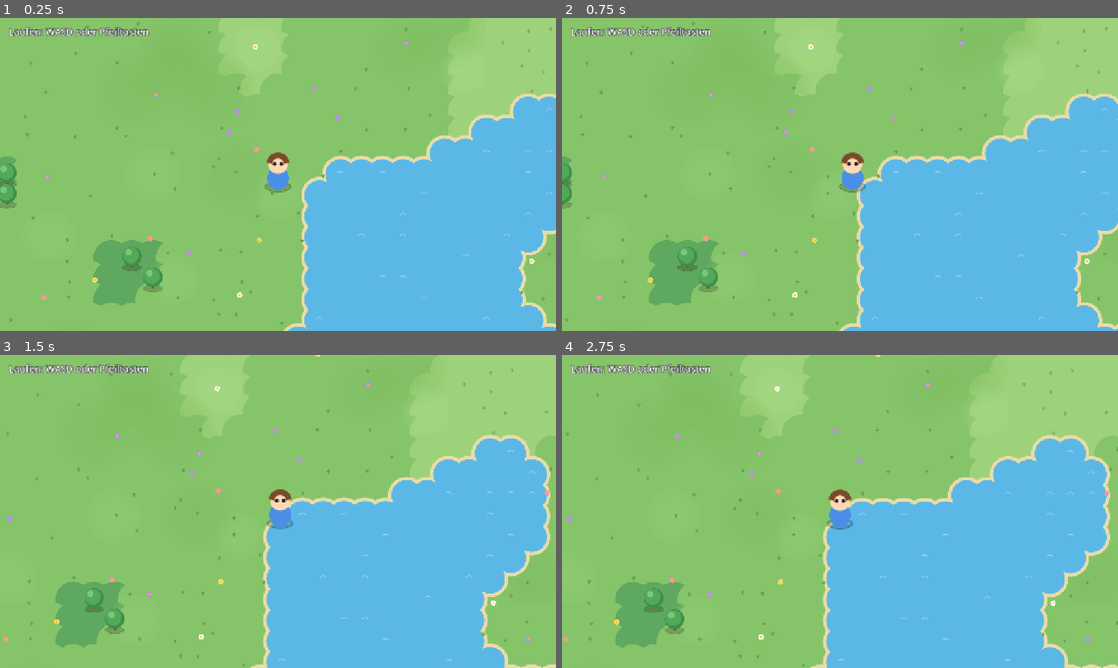
Above: before the commit, frames 1-4 (two rows, left to right).
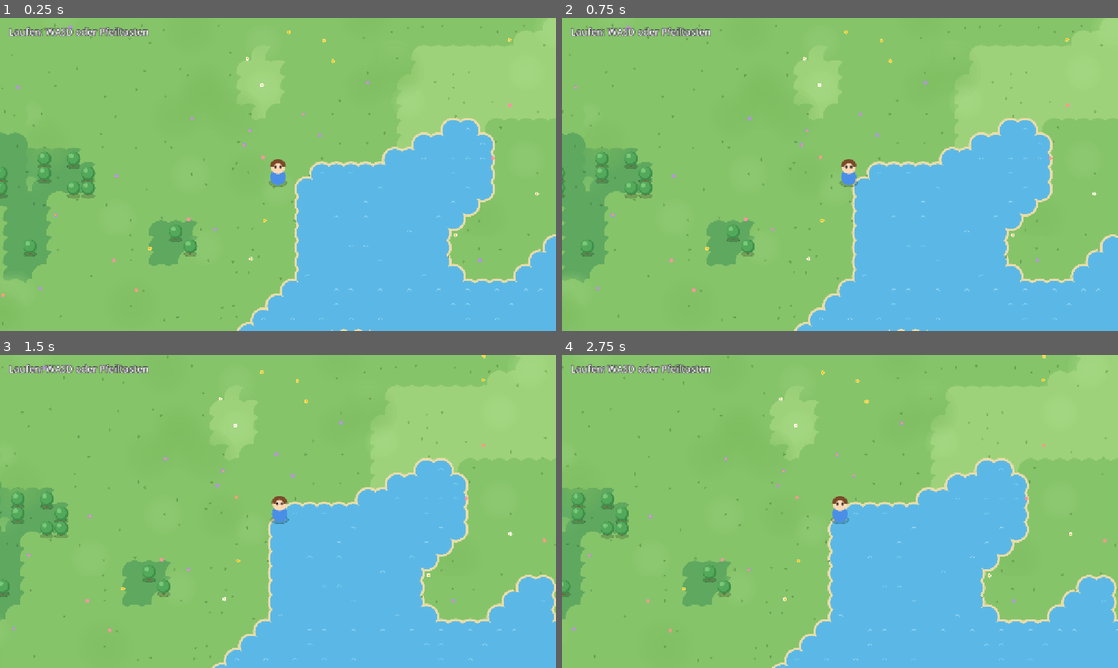
Above: after the commit, the same moments.

Repository: genben-sb3/endlose-lande
Game: Godot game, scene res://scenes/main/main.tscn
Two runs of this game, one before a commit and one after it. Both use one fixed random seed, a clock stepped at 60 frames per second and the inputs below.
Inputs (mouse positions are in pixels of both pictures, inside the frame that each line leads up to):
- Up to frame 1 (0.25 s): no input
- Up to frame 2 (0.75 s): tap Enter at 0.5 s; move the mouse to (962, 158) at 0.52 s; hold D (move_right) from 0.53 s (still down); hold Shift from 0.53 s (still down); click (962, 158) at 0.67 s
- Up to frame 3 (1.5 s): release D (move_right) at 1.25 s; release Shift at 1.25 s; drag from (166, 527) to (250, 574) at 1.27 s
- Up to frame 4 (2.75 s): move the mouse to (895, 442) at 2.02 s; hold D (move_right) from 2.03 s (still down); tap Ctrl at 2.1 s

The runs differ from the first frame. In frame 1, 22% of the frame differs, in the area x 0-100%, y 1-100%; in frame 2, 22%; in frame 3, 22%; in frame 4, 22%.

Commit message:
Review-Fixes #3 und weiter herausgezoomte Kamera
- Bäume und Felsen sind eigene Szenen (tree.tscn, rock.tscn)
- Kachel-Art leitet sich aus dem Biom ab (Grenzwerte nur noch an einer Stelle)
- Tests: Biome sind deterministisch und alle fünf kommen vor
- Kamera-Zoom 0,7; Test: man sieht nie ungeladene Welt
- Aufgeräumt: doppelte Schleifen, Zufalls-Zahlen und Anteile als Konstanten,
  Kommentare korrigiert; GLOSSARY: Fels/Felsland, Pflanze

Co-Authored-By: Claude Opus 5.5 <noreply@anthropic.com>
Claude-Session: https://claude.ai/code/session_01DiPxLGLukth3iQpoTynYB8

Diff:
--- a/scenes/player/player.tscn
+++ b/scenes/player/player.tscn
@@ -17,5 +17,6 @@
 shape = SubResource("CircleShape2D_body")
 
 [node name="Camera" type="Camera2D" parent="."]
+zoom = Vector2(0.7, 0.7)
 position_smoothing_enabled = true
 position_smoothing_speed = 4.0
--- a/scenes/world/looks/rock_look.gd
+++ /dev/null
@@ -1,15 +0,0 @@
-# Wie ein Felsen aussieht: ein rundlicher grauer Brocken mit Glanzlicht.
-# Passt genau in eine Kachel. Später kann hier ein gemaltes Bild gezeichnet werden.
-class_name RockLook
-
-const FELS_DUNKEL := Color("#7d8591")
-const FELS := Color("#9aa3ae")
-const FELS_HELL := Color("#c3cad3")
-
-
-## Zeichnet einen Felsen mit Mittelpunkt „mitte" auf die Zeichenfläche „ci".
-static func draw_on(ci: CanvasItem, mitte: Vector2) -> void:
-	Shapes.ellipse(ci, mitte + Vector2(0, 14), Vector2(19, 6), Color(0, 0, 0, 0.18))
-	Shapes.ellipse(ci, mitte + Vector2(0, 2), Vector2(19, 15), FELS_DUNKEL)
-	Shapes.ellipse(ci, mitte + Vector2(-1, -1), Vector2(16, 12), FELS)
-	Shapes.ellipse(ci, mitte + Vector2(-6, -6), Vector2(5, 3), FELS_HELL)
--- a/scenes/world/looks/tree_look.gd
+++ /dev/null
@@ -1,18 +0,0 @@
-# Wie ein Baum aussieht: runde, weiche Baumkrone auf einem kleinen Stamm.
-# Passt genau in eine Kachel. Später kann hier ein gemaltes Bild gezeichnet werden.
-class_name TreeLook
-
-const STAMM := Color("#8a5a3b")
-const KRONE_DUNKEL := Color("#3f8f4a")
-const KRONE := Color("#52a95a")
-const KRONE_HELL := Color("#7cc77a")
-
-
-## Zeichnet einen Baum mit Mittelpunkt „mitte" auf die Zeichenfläche „ci".
-static func draw_on(ci: CanvasItem, mitte: Vector2, groesse := 1.0) -> void:
-	var s := groesse
-	Shapes.ellipse(ci, mitte + Vector2(0, 17) * s, Vector2(17, 6) * s, Color(0, 0, 0, 0.18))
-	ci.draw_rect(Rect2(mitte + Vector2(-3, 4) * s, Vector2(6, 13) * s), STAMM)
-	ci.draw_circle(mitte + Vector2(0, -3) * s, 17.0 * s, KRONE_DUNKEL, true, -1.0, true)
-	ci.draw_circle(mitte + Vector2(-2, -5) * s, 14.0 * s, KRONE, true, -1.0, true)
-	ci.draw_circle(mitte + Vector2(-6, -10) * s, 5.5 * s, KRONE_HELL, true, -1.0, true)
--- /dev/null
+++ b/scenes/world/rock.gd
@@ -0,0 +1,15 @@
+# Ein Felsen: ein rundlicher grauer Brocken mit Glanzlicht, glatt gezeichnet.
+# Eigene Szene (rock.tscn) – später kann man hier einfach ein gemaltes Bild einsetzen.
+# Durchlaufen kann man ihn nicht; das Hindernis baut die Zelle (world_cell.gd).
+extends Node2D
+
+const FELS_DUNKEL := Color("#7d8591")
+const FELS := Color("#9aa3ae")
+const FELS_HELL := Color("#c3cad3")
+
+
+func _draw() -> void:
+	Shapes.ellipse(self, Vector2(0, 14), Vector2(19, 6), Color(0, 0, 0, 0.18))
+	Shapes.ellipse(self, Vector2(0, 2), Vector2(19, 15), FELS_DUNKEL)
+	Shapes.ellipse(self, Vector2(-1, -1), Vector2(16, 12), FELS)
+	Shapes.ellipse(self, Vector2(-6, -6), Vector2(5, 3), FELS_HELL)
--- /dev/null
+++ b/scenes/world/rock.tscn
@@ -0,0 +1,6 @@
+[gd_scene load_steps=2 format=3]
+
+[ext_resource type="Script" path="res://scenes/world/rock.gd" id="1_rock"]
+
+[node name="Rock" type="Node2D"]
+script = ExtResource("1_rock")
--- /dev/null
+++ b/scenes/world/tree.gd
@@ -0,0 +1,17 @@
+# Ein Baum: runde, weiche Baumkrone auf einem kleinen Stamm, glatt gezeichnet.
+# Eigene Szene (tree.tscn) – später kann man hier einfach ein gemaltes Bild einsetzen.
+# Durchlaufen kann man ihn nicht; das Hindernis baut die Zelle (world_cell.gd).
+extends Node2D
+
+const STAMM := Color("#8a5a3b")
+const KRONE_DUNKEL := Color("#3f8f4a")
+const KRONE := Color("#52a95a")
+const KRONE_HELL := Color("#7cc77a")
+
+
+func _draw() -> void:
+	Shapes.ellipse(self, Vector2(0, 17), Vector2(17, 6), Color(0, 0, 0, 0.18))
+	draw_rect(Rect2(Vector2(-3, 4), Vector2(6, 13)), STAMM)
+	draw_circle(Vector2(0, -3), 17.0, KRONE_DUNKEL, true, -1.0, true)
+	draw_circle(Vector2(-2, -5), 14.0, KRONE, true, -1.0, true)
+	draw_circle(Vector2(-6, -10), 5.5, KRONE_HELL, true, -1.0, true)
--- /dev/null
+++ b/scenes/world/tree.tscn
@@ -0,0 +1,7 @@
+[gd_scene load_steps=2 format=3]
+
+[ext_resource type="Script" path="res://scenes/world/tree.gd" id="1_tree"]
+
+[node name="Tree" type="Node2D"]
+scale = Vector2(1.3, 1.3)
+script = ExtResource("1_tree")
--- a/scenes/world/world.gd
+++ b/scenes/world/world.gd
@@ -5,6 +5,8 @@
 const WorldCellScene := preload("res://scenes/world/world_cell.tscn")
 
 ## So viele Zellen in jede Richtung um den Spieler werden geladen (1 → 3 × 3 Zellen).
+## Muss reichen, damit man auch mit herausgezoomter Kamera keine leeren Stellen sieht
+## (das prüft test_man_sieht_nie_ungeladene_welt).
 const LOAD_RADIUS := 1
 ## Erst ab diesem Abstand wird eine Zelle wieder entladen. Der Abstand ist größer als
 ## LOAD_RADIUS, damit eine Zelle nicht dauernd lädt und entlädt, wenn man an der Grenze hin- und herläuft.
--- a/scenes/world/world_cell.gd
+++ b/scenes/world/world_cell.gd
@@ -1,11 +1,14 @@
-# Eine Zelle der Oberwelt (22 × 22 Kacheln): zeichnet Boden, Wasser, Bäume und Felsen
-# und baut die Hindernisse, durch die man nicht laufen kann.
-# Alles wird nur einmal beim Laden gezeichnet – danach merkt sich Godot das Bild.
-# Das hält die Bildrate hoch, auch wenn viele Zellen geladen sind.
+# Eine Zelle der Oberwelt (22 × 22 Kacheln): zeichnet Boden, Ufer und Wasser, stellt Bäume
+# und Felsen auf (eigene Szenen) und baut die Hindernisse, durch die man nicht laufen kann.
 #
-# Gezeichnet wird in vier Ebenen (Boden, Ufer, Wasser, Dinge). Weiche Formen ragen etwas in die
-# Nachbarzelle hinein; durch die Ebenen deckt der Boden der Nachbarzelle sie nicht zu.
+# Boden, Ufer und Wasser werden in eigenen Ebenen (z-Index) gezeichnet. Godot merkt sich die
+# Zeichenbefehle nach dem Laden und spielt sie jedes Bild nur ab – gerechnet wird nur einmal.
+# Weiche Formen ragen etwas in die Nachbarzelle hinein; durch die Ebenen deckt der Boden
+# der Nachbarzelle sie nicht zu.
 extends Node2D
+
+const TreeScene := preload("res://scenes/world/tree.tscn")
+const RockScene := preload("res://scenes/world/rock.tscn")
 
 ## Grasfarben je Biom (drei Töne, damit der Boden lebendig aussieht). Aus der Web-Version.
 const GRAS := {
@@ -27,9 +30,23 @@
 const BLUMEN := [Color("#ffffff"), Color("#ffe066"), Color("#ff8fb1"), Color("#b18cff")]
 const BLUMEN_MITTE := Color("#ffb703")
 
+## Wie oft etwas auf einer Gras-Kachel liegt (0 bis 1).
+const ANTEIL_BUESCHEL := 0.18
+const ANTEIL_BLUMEN := 0.06
+const ANTEIL_FLECKEN := 0.05
+const ANTEIL_WELLEN := 0.3
+
+## Zahlen, mit denen random_at für jede Sache einen eigenen Zufall bekommt
+## (sonst stünde z. B. auf jeder Kachel mit Blume auch ein Grasbüschel).
+const ZUFALL_DEKO := 11
+const ZUFALL_FLECKEN := 13
+const ZUFALL_WELLEN := 5
+
 ## Alle Hindernisse teilen sich dieselben zwei Formen – das spart Speicher.
-static var _wasser_form := RectangleShape2D.new()
-static var _rund_form := CircleShape2D.new()
+## Das Wasser-Hindernis ist etwas größer als die Kachel, weil das gezeichnete Wasser rund
+## übersteht – so bleibt man am Ufer stehen und nicht mit den Füßen im Wasser.
+static var _wasser_form := _make_rect(WorldGen.TILE_SIZE + 10)
+static var _rund_form := _make_circle(18.0)
 
 var cell: Vector2i
 var _gen: WorldGen
@@ -39,31 +56,30 @@
 var _biomes := {}
 
 
+static func _make_rect(groesse: float) -> RectangleShape2D:
+	var form := RectangleShape2D.new()
+	form.size = Vector2.ONE * groesse
+	return form
+
+
+static func _make_circle(radius: float) -> CircleShape2D:
+	var form := CircleShape2D.new()
+	form.radius = radius
+	return form
+
+
 ## Wird vom World-Knoten aufgerufen, bevor die Zelle in die Szene kommt.
 func setup(gen: WorldGen, cell_pos: Vector2i) -> void:
 	_gen = gen
 	cell = cell_pos
 	name = "Cell_%d_%d" % [cell.x, cell.y]
 	position = Vector2(cell * WorldGen.CELL_TILES * WorldGen.TILE_SIZE)
-	# Etwas größer als die Kachel, weil das gezeichnete Wasser rund übersteht –
-	# so bleibt man am Ufer stehen und nicht mit den Füßen im Wasser.
-	_wasser_form.size = Vector2.ONE * (WorldGen.TILE_SIZE + 10)
-	_rund_form.radius = 18.0
 	_compute_tiles()
 	_build_obstacles()
 	_add_layer("Ground", EBENE_BODEN, _draw_ground)
 	_add_layer("Shore", EBENE_UFER, _draw_shore)
 	_add_layer("Water", EBENE_WASSER, _draw_water)
-	_add_layer("Things", EBENE_DINGE, _draw_things)
-
-
-## Legt eine Zeichen-Ebene an, die mit „zeichnen" einmal gemalt wird.
-func _add_layer(ebenen_name: String, z: int, zeichnen: Callable) -> void:
-	var ebene := Node2D.new()
-	ebene.name = ebenen_name
-	ebene.z_index = z
-	ebene.draw.connect(zeichnen.bind(ebene))
-	add_child(ebene)
+	_place_things(_add_layer("Things", EBENE_DINGE, _draw_grass_details))
 
 
 func _compute_tiles() -> void:
@@ -74,6 +90,18 @@
 			_biomes[tile] = _gen.biome_at(tile)
 
 
+## Legt eine Zeichen-Ebene an, die mit „zeichnen" einmal gemalt wird.
+func _add_layer(ebenen_name: String, z: int, zeichnen: Callable) -> Node2D:
+	var ebene := Node2D.new()
+	ebene.name = ebenen_name
+	ebene.z_index = z
+	ebene.draw.connect(zeichnen.bind(ebene))
+	add_child(ebene)
+	return ebene
+
+
+# ---- Kacheln dieser Zelle ----------------------------------------------------
+
 ## Erste Kachel (oben links) dieser Zelle.
 func _first_tile() -> Vector2i:
 	return cell * WorldGen.CELL_TILES
@@ -91,104 +119,100 @@
 func _biome(tile: Vector2i) -> WorldGen.Biome:
 	return _biomes[tile]
 
+
+## Alle Kacheln dieser Zelle, Zeile für Zeile.
+func _cell_tiles() -> Array[Vector2i]:
+	var kacheln: Array[Vector2i] = []
+	for ly in WorldGen.CELL_TILES:
+		for lx in WorldGen.CELL_TILES:
+			kacheln.append(_first_tile() + Vector2i(lx, ly))
+	return kacheln
+
+
+## Alle Kacheln dieser Zelle von einer bestimmten Art.
+func _tiles_of(art: WorldGen.Tile) -> Array[Vector2i]:
+	return _cell_tiles().filter(func(tile: Vector2i) -> bool: return _tile(tile) == art)
+
+
+# ---- Hindernisse und Dinge -----------------------------------------------------
 
 func _build_obstacles() -> void:
 	var koerper := StaticBody2D.new()
 	koerper.name = "Obstacles"
 	add_child(koerper)
-	for ly in WorldGen.CELL_TILES:
-		for lx in WorldGen.CELL_TILES:
-			var tile := _first_tile() + Vector2i(lx, ly)
-			var art := _tile(tile)
-			if not art in WorldGen.BLOCKING:
-				continue
-			var form := CollisionShape2D.new()
-			form.shape = _wasser_form if art == WorldGen.Tile.WATER else _rund_form
-			form.position = _local_center(tile)
-			koerper.add_child(form)
-
-
-## Alle Kacheln dieser Zelle, Zeile für Zeile, mit ihrer Mitte (ab der Zellen-Ecke).
-func _each_tile(tue: Callable) -> void:
-	for ly in WorldGen.CELL_TILES:
-		for lx in WorldGen.CELL_TILES:
-			var tile := _first_tile() + Vector2i(lx, ly)
-			tue.call(tile, _local_center(tile))
-
-
-## Ebene 1 – Boden: weiche, überlappende Kreise in der Grasfarbe des Bioms.
+	for tile in _cell_tiles():
+		var art := _tile(tile)
+		if not art in WorldGen.BLOCKING:
+			continue
+		var form := CollisionShape2D.new()
+		form.shape = _wasser_form if art == WorldGen.Tile.WATER else _rund_form
+		form.position = _local_center(tile)
+		koerper.add_child(form)
+
+
+## Stellt Bäume und Felsen als eigene Szenen auf.
+func _place_things(ebene: Node2D) -> void:
+	for tile in _tiles_of(WorldGen.Tile.TREE):
+		_place(TreeScene, tile, ebene)
+	for tile in _tiles_of(WorldGen.Tile.ROCK):
+		_place(RockScene, tile, ebene)
+
+
+func _place(szene: PackedScene, tile: Vector2i, ebene: Node2D) -> void:
+	var ding: Node2D = szene.instantiate()
+	ding.position = _local_center(tile)
+	ebene.add_child(ding)
+
+
+# ---- Zeichnen ------------------------------------------------------------------
+
+## Boden: weiche, überlappende Kreise in der Grasfarbe des Bioms.
 ## So gehen die Biome sanft ineinander über, ohne Kachel-Kanten.
 func _draw_ground(ci: CanvasItem) -> void:
 	var t := float(WorldGen.TILE_SIZE)
 	ci.draw_rect(Rect2(Vector2.ZERO, Vector2.ONE * t * WorldGen.CELL_TILES), GRAS[WorldGen.Biome.PLAINS][0])
-	_each_tile(func(tile: Vector2i, mitte: Vector2) -> void:
-		var toene: Array = GRAS[_biome(tile)]
-		ci.draw_circle(mitte, t * 0.85, toene[0], true, -1.0, true))
+	for tile in _cell_tiles():
+		ci.draw_circle(_local_center(tile), t * 0.85, GRAS[_biome(tile)][0], true, -1.0, true)
 	# Hellere und dunklere Flecken für ein lebendiges Gras
-	_each_tile(func(tile: Vector2i, mitte: Vector2) -> void:
-		var r := _gen.random_at(tile.x * 13, tile.y * 13)
-		if r < 0.05 and _tile(tile) != WorldGen.Tile.WATER:
-			var farbe: Color = GRAS[_biome(tile)][2 if r < 0.025 else 1]
-			_soft_circle(ci, mitte, t * (1.0 + r * 20.0), farbe))
-
-
-## Alle Wasser-Kacheln dieser Zelle als Paare [Kachel, Mitte].
-func _water_tiles() -> Array:
-	var wasser := []
-	_each_tile(func(tile: Vector2i, mitte: Vector2) -> void:
-		if _tile(tile) == WorldGen.Tile.WATER:
-			wasser.append([tile, mitte]))
-	return wasser
-
-
-## Ebene 2 – Ufer: ein Sand-Kreis unter jeder Wasser-Kachel, der etwas übersteht.
+	for tile in _cell_tiles():
+		var r := _gen.random_at(tile.x * ZUFALL_FLECKEN, tile.y * ZUFALL_FLECKEN)
+		if r < ANTEIL_FLECKEN and _tile(tile) != WorldGen.Tile.WATER:
+			var farbe: Color = GRAS[_biome(tile)][2 if r < ANTEIL_FLECKEN / 2 else 1]
+			_soft_circle(ci, _local_center(tile), t * (1.0 + r * 20.0), farbe)
+
+
+## Ufer: ein Sand-Kreis unter jeder Wasser-Kachel, der etwas übersteht.
 func _draw_shore(ci: CanvasItem) -> void:
-	for w in _water_tiles():
-		ci.draw_circle(w[1], WorldGen.TILE_SIZE * 0.88, UFER, true, -1.0, true)
-
-
-## Ebene 3 – Wasser: runde Flächen, die zusammen einen See mit weichem Ufer ergeben.
+	for tile in _tiles_of(WorldGen.Tile.WATER):
+		ci.draw_circle(_local_center(tile), WorldGen.TILE_SIZE * 0.88, UFER, true, -1.0, true)
+
+
+## Wasser: runde Flächen, die zusammen einen See mit weichem Ufer ergeben.
 ## (Eigene Ebene über dem Ufer, damit kein Sand der Nachbarzelle im See liegt.)
 func _draw_water(ci: CanvasItem) -> void:
-	var wasser := _water_tiles()
-	for w in wasser:
-		ci.draw_circle(w[1], WorldGen.TILE_SIZE * 0.72, WASSER, true, -1.0, true)
-	# Kleine Wellen auf manchen Wasser-Kacheln
-	for w in wasser:
-		var tile: Vector2i = w[0]
-		if _gen.random_at(tile.x * 5, tile.y * 5) < 0.3:
-			ci.draw_arc(w[1], 7.0, PI * 1.15, PI * 1.85, 12, WASSER_HELL, 2.0, true)
-
-
-## Ebene 4 – Dinge: Grasbüschel, Blumen, Bäume und Felsen.
-func _draw_things(ci: CanvasItem) -> void:
-	for ly in WorldGen.CELL_TILES:
-		for lx in WorldGen.CELL_TILES:
-			var tile := _first_tile() + Vector2i(lx, ly)
-			var mitte := _local_center(tile)
-			match _tile(tile):
-				WorldGen.Tile.TREE:
-					TreeLook.draw_on(ci, mitte, 1.3)
-				WorldGen.Tile.ROCK:
-					RockLook.draw_on(ci, mitte)
-				WorldGen.Tile.GRASS:
-					_draw_grass_details(ci, tile, mitte)
-
-
-## Grasbüschel und Blumen – nur zur Deko, man kann durchlaufen.
-func _draw_grass_details(ci: CanvasItem, tile: Vector2i, mitte: Vector2) -> void:
-	var r := _gen.random_at(tile.x * 11, tile.y * 11)
-	var versatz := Vector2(_gen.random_at(tile.x, tile.y * 2) - 0.5, _gen.random_at(tile.x * 2, tile.y) - 0.5) * 30.0
-	var pos := mitte + versatz
-	if r < 0.18:
-		var dunkel: Color = GRAS[_biome(tile)][1].darkened(0.15)
-		for halm in [-1, 0, 1]:
-			ci.draw_line(pos, pos + Vector2(halm * 3, -7 + absi(halm) * 2), dunkel, 2.0, true)
-	elif r < 0.24 and _biome(tile) != WorldGen.Biome.FOREST:
-		var farbe: Color = BLUMEN[floori(_gen.random_at(tile.y, tile.x) * BLUMEN.size()) % BLUMEN.size()]
-		for blatt in 5:
-			ci.draw_circle(pos + Vector2.from_angle(TAU * blatt / 5.0) * 3.5, 2.6, farbe, true, -1.0, true)
-		ci.draw_circle(pos, 2.0, BLUMEN_MITTE, true, -1.0, true)
+	var wasser := _tiles_of(WorldGen.Tile.WATER)
+	for tile in wasser:
+		ci.draw_circle(_local_center(tile), WorldGen.TILE_SIZE * 0.72, WASSER, true, -1.0, true)
+	for tile in wasser:
+		if _gen.random_at(tile.x * ZUFALL_WELLEN, tile.y * ZUFALL_WELLEN) < ANTEIL_WELLEN:
+			ci.draw_arc(_local_center(tile), 7.0, PI * 1.15, PI * 1.85, 12, WASSER_HELL, 2.0, true)
+
+
+## Grasbüschel und Blumen – nur Deko auf dem Boden, man kann durchlaufen.
+func _draw_grass_details(ci: CanvasItem) -> void:
+	for tile in _tiles_of(WorldGen.Tile.GRASS):
+		var r := _gen.random_at(tile.x * ZUFALL_DEKO, tile.y * ZUFALL_DEKO)
+		var versatz := Vector2(_gen.random_at(tile.x, tile.y * 2) - 0.5, _gen.random_at(tile.x * 2, tile.y) - 0.5) * 30.0
+		var pos := _local_center(tile) + versatz
+		if r < ANTEIL_BUESCHEL:
+			var dunkel: Color = GRAS[_biome(tile)][1].darkened(0.15)
+			for halm in [-1, 0, 1]:
+				ci.draw_line(pos, pos + Vector2(halm * 3, -7 + absi(halm) * 2), dunkel, 2.0, true)
+		elif r < ANTEIL_BUESCHEL + ANTEIL_BLUMEN and _biome(tile) != WorldGen.Biome.FOREST:
+			var farbe: Color = BLUMEN[floori(_gen.random_at(tile.y, tile.x) * BLUMEN.size()) % BLUMEN.size()]
+			for blatt in 5:
+				ci.draw_circle(pos + Vector2.from_angle(TAU * blatt / 5.0) * 3.5, 2.6, farbe, true, -1.0, true)
+			ci.draw_circle(pos, 2.0, BLUMEN_MITTE, true, -1.0, true)
 
 
 ## Ein Kreis mit weichem Rand: mehrere fast durchsichtige Kreise übereinander.
--- a/scripts/world/world_gen.gd
+++ b/scripts/world/world_gen.gd
@@ -14,13 +14,20 @@
 enum Tile { GRASS, TREE, WATER, ROCK }
 enum Biome { MEADOW, PLAINS, FOREST, ROCKY, LAKE }
 
-## Grenzwerte für Höhe und Feuchte (0 bis 1). Sie bestimmen, wie viel Wasser, Wald usw. es gibt:
-## ungefähr 7 % Seen, 4 % Felsen-Gebiet, 20 % Wald und 21 % Wiese – wie in der Web-Version.
+## Grenzwerte für Höhe und Feuchte (0 bis 1). Sie bestimmen, wie viel von jedem Biom es gibt.
+## Eingestellt auf ähnliche Anteile wie in der Web-Version (nachgemessen mit Seed 1234):
+## etwa 7 % See, 4 % Felsland, 20 % Wald und 21 % Wiese, der Rest ist Ebene.
 const SEE_UNTER := 0.26
-const FELSGEBIET_UEBER := 0.735
-const FELSEN_UEBER := 0.755
+const FELSLAND_UEBER := 0.735
 const WALD_UEBER := 0.58
 const WIESE_UNTER := 0.36
+
+## Wie dicht Felsen im Felsland und Bäume im Wald stehen (0 bis 1).
+const FELS_DICHTE := 0.25
+const BAUM_DICHTE := 0.32
+## Zahlen, mit denen random_at für Felsen und Bäume je einen eigenen Zufall bekommt.
+const ZUFALL_FELS := 3
+const ZUFALL_BAUM := 7
 
 ## Durch diese Kacheln kann man nicht laufen.
 const BLOCKING := [Tile.TREE, Tile.WATER, Tile.ROCK]
@@ -34,7 +41,7 @@
 
 func _init(seed_value: int) -> void:
 	world_seed = seed_value
-	# Wie in der Web-Version: weiches Wert-Rauschen, 3 Schichten (große Hügel + Details)
+	# Wie in der Web-Version (fbm): weiches Wert-Rauschen, 3 Schichten (große Hügel + Details)
 	for rauschen in [_hoehe, _feuchte]:
 		rauschen.noise_type = FastNoiseLite.TYPE_VALUE
 		rauschen.fractal_type = FastNoiseLite.FRACTAL_FBM
@@ -47,16 +54,18 @@
 	_feuchte.frequency = 0.045
 
 
-## Welche Kachel liegt an dieser Stelle?
+## Welche Kachel liegt an dieser Stelle? Sie hängt vom Biom ab:
+## im See Wasser, im Felsland manchmal ein Fels, im Wald manchmal ein Baum, sonst Gras.
 func tile_at(tile: Vector2i) -> Tile:
-	var hoehe := _elevation(tile)
-	var feuchte := _moisture(tile)
-	if hoehe < SEE_UNTER:
-		return Tile.WATER
-	if hoehe > FELSEN_UEBER and random_at(tile.x * 3, tile.y * 3) < 0.35:
-		return Tile.ROCK
-	if feuchte > WALD_UEBER and random_at(tile.x * 7, tile.y * 7) < 0.32:
-		return Tile.TREE
+	match biome_at(tile):
+		Biome.LAKE:
+			return Tile.WATER
+		Biome.ROCKY:
+			if random_at(tile.x * ZUFALL_FELS, tile.y * ZUFALL_FELS) < FELS_DICHTE:
+				return Tile.ROCK
+		Biome.FOREST:
+			if random_at(tile.x * ZUFALL_BAUM, tile.y * ZUFALL_BAUM) < BAUM_DICHTE:
+				return Tile.TREE
 	return Tile.GRASS
 
 
@@ -66,7 +75,7 @@
 	var feuchte := _moisture(tile)
 	if hoehe < SEE_UNTER:
 		return Biome.LAKE
-	if hoehe > FELSGEBIET_UEBER:
+	if hoehe > FELSLAND_UEBER:
 		return Biome.ROCKY
 	if feuchte > WALD_UEBER:
 		return Biome.FOREST
--- a/test/test_overworld.gd
+++ b/test/test_overworld.gd
@@ -112,3 +112,26 @@
 		seeds.append(neu.world_seed)
 	assert_ne(seeds[0], seeds[1])
 	assert_ne(seeds[1], seeds[2])
+
+
+func test_man_sieht_nie_ungeladene_welt() -> void:
+	await _start()
+	# Schlimmster Fall: Der Spieler steht genau in der Ecke einer Zelle.
+	var zelle_px := WorldGen.CELL_TILES * WorldGen.TILE_SIZE
+	var ecke := WorldGen.cell_of_tile(WorldGen.tile_of_position(player.position)) * zelle_px
+	player.position = Vector2(ecke) + Vector2(2, 2)
+	await wait_physics_frames(15)
+	var camera: Camera2D = player.get_node("Camera")
+	camera.reset_smoothing()
+	var sichtbar_halb := get_viewport().get_visible_rect().size / camera.zoom / 2.0
+	var geladen: Array = world.loaded_cells()
+	for punkt in [Vector2(-1, -1), Vector2(1, -1), Vector2(-1, 1), Vector2(1, 1)]:
+		var bild_ecke: Vector2 = player.global_position + punkt * sichtbar_halb
+		var zelle := WorldGen.cell_of_tile(WorldGen.tile_of_position(bild_ecke))
+		assert_has(geladen, zelle, "Bild-Ecke %s ist geladen" % punkt)
+
+
+func test_kamera_ist_herausgezoomt() -> void:
+	await _start()
+	var camera: Camera2D = player.get_node("Camera")
+	assert_lt(camera.zoom.x, 1.0, "man sieht mehr von der Welt")
--- a/test/test_world_gen.gd
+++ b/test/test_world_gen.gd
@@ -46,3 +46,26 @@
 		# Man soll auch losgehen können, nicht eingesperrt sein.
 		for nachbar in [Vector2i.LEFT, Vector2i.RIGHT, Vector2i.UP, Vector2i.DOWN]:
 			assert_true(gen.is_walkable(start + nachbar), "Seed %d: Nachbar frei" % seed_value)
+
+
+## Alle Biome in einem Quadrat um den Ursprung, als Liste.
+func _biomes(gen: WorldGen, radius := 40) -> Array:
+	var biomes := []
+	for y in range(-radius, radius):
+		for x in range(-radius, radius):
+			biomes.append(gen.biome_at(Vector2i(x, y)))
+	return biomes
+
+
+func test_gleicher_seed_gibt_gleiche_biome() -> void:
+	assert_eq(_biomes(WorldGen.new(1234)), _biomes(WorldGen.new(1234)))
+	assert_ne(_biomes(WorldGen.new(1234)), _biomes(WorldGen.new(98765)))
+
+
+func test_alle_biome_kommen_vor() -> void:
+	var gefunden := {}
+	for biom in _biomes(WorldGen.new(1234), 150):
+		gefunden[biom] = true
+	for biom in [WorldGen.Biome.MEADOW, WorldGen.Biome.PLAINS, WorldGen.Biome.FOREST,
+			WorldGen.Biome.ROCKY, WorldGen.Biome.LAKE]:
+		assert_true(gefunden.has(biom), "Biom %s kommt vor" % WorldGen.Biome.keys()[biom])
Renamed: scenes/world/looks/rock_look.gd.uid -> scenes/world/rock.gd.uid
Renamed: scenes/world/looks/tree_look.gd.uid -> scenes/world/tree.gd.uid
Not shown, changed: GLOSSARY.md
